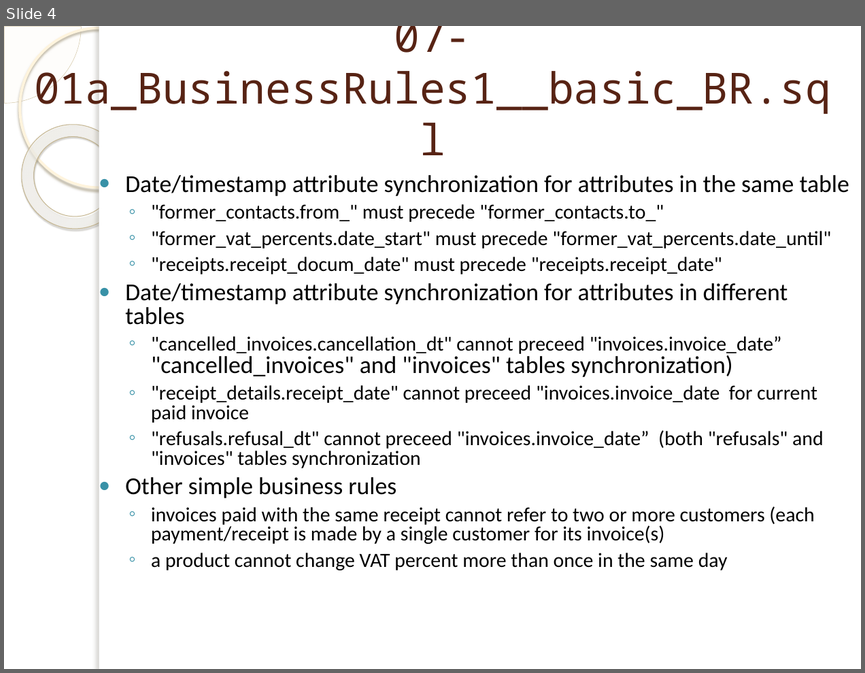
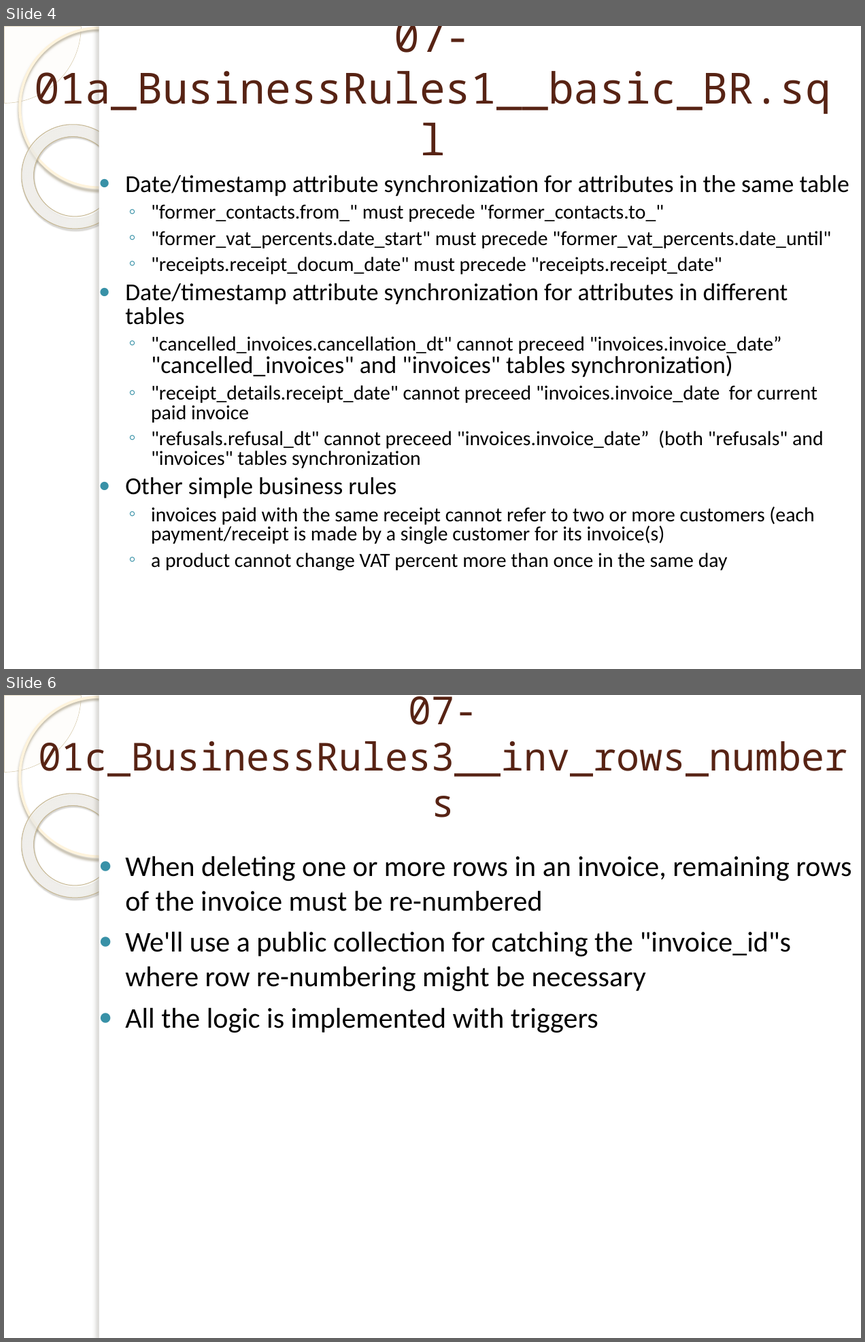
Before and after one commit to marinfotache/Database-Logic-in-Business-Applications, a slide deck: 07_Business Rules with PL SQL/07-01_en_Business Rules with PL SQL (1).pptx. Shown one above the other, each under a label of ours: slide 4 before the commit, slides 4 and 6 after it; the slides between them are not shown. The pictures are 865x673 and 865x1342 pixels, drawn with LibreOffice and Linux fonts; fonts in the diff are those of the drawing; background and template pictures are left out. Boxes give left, top, right and bottom in pixels: in the first picture for what was removed or moved away, otherwise in the second. Text is boxed around its words. In the diff, an @@ line names an element or a change of style, - is before the commit and + after.

```diff
--- a/07_Business Rules with PL SQL/07-01_en_Business Rules with PL SQL (1).pptx
+++ b/07_Business Rules with PL SQL/07-01_en_Business Rules with PL SQL (1).pptx
@@ slide 6 added at box(4, 695, 861, 1338), background picture (left out); not listed: 5 template elements that a slide beside it also shows @@
@@ title added at box(38, 696, 847, 777), 32.4 pt, text #572314 @@
+07-01c_BusinessRules3__inv_rows_numbers
@@ text added at box(125, 855, 851, 1033), 24 pt, text #000000 @@
+● When deleting one or more rows in an invoice, remaining rows of the invoice must be re-numbered
+● We'll use a public collection for catching the "invoice_id"s where row re-numbering might be necessary
+● All the logic is implemented with triggers
```
Also in this commit, not shown: 1 other slide added, 1 slide removed.
